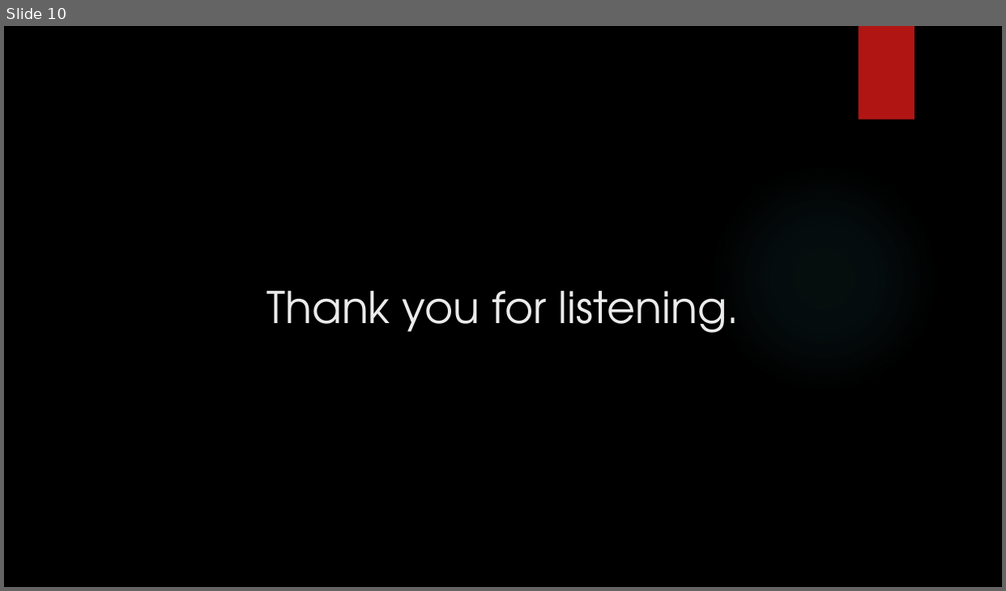
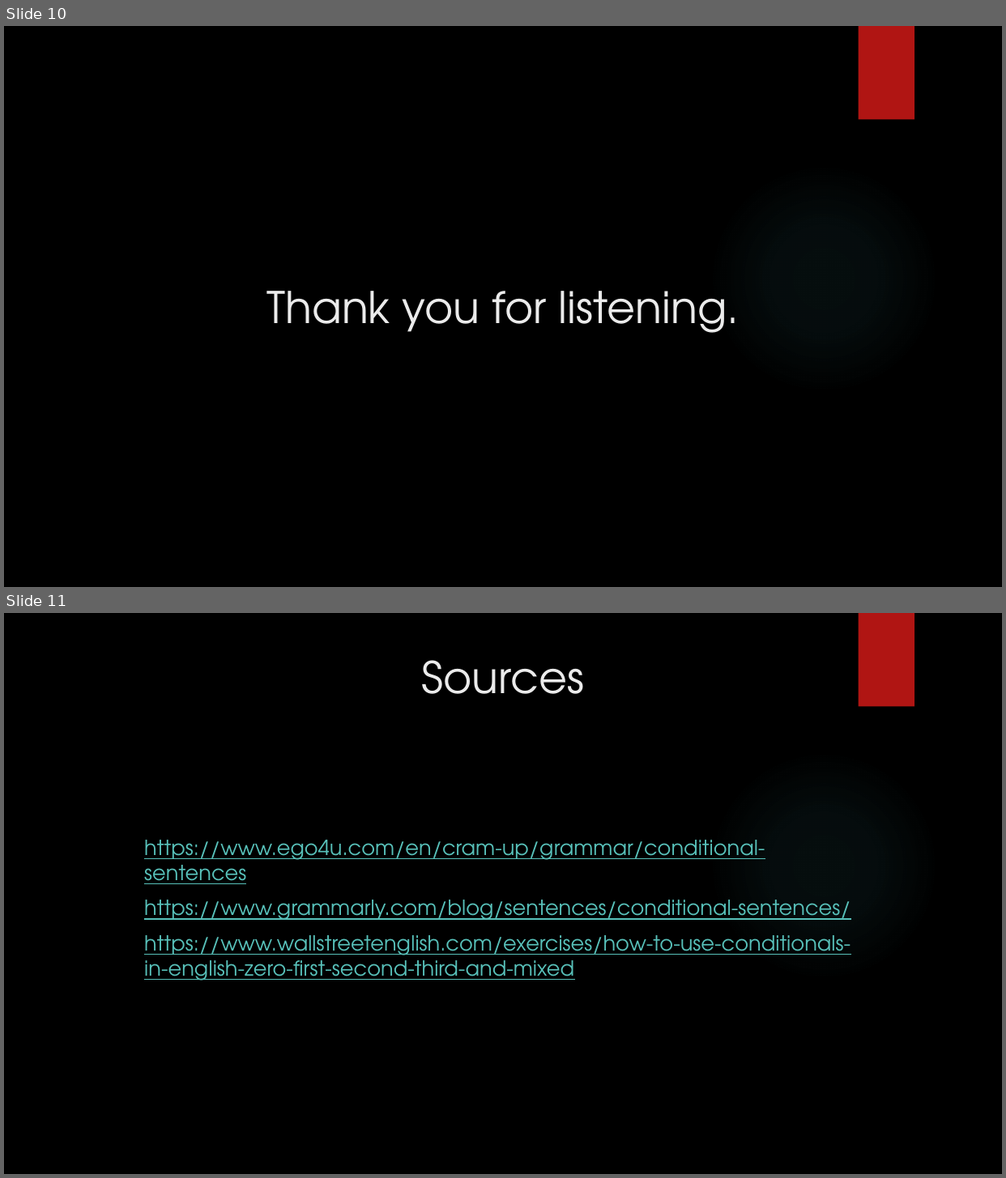
Before and after one commit to Lugan4588/schl, a slide deck: Conditional Sentences Type 1+2.pptx. Shown one above the other, each under a label of ours: slide 10 before the commit, slides 10 and 11 after it. The pictures are 1006x591 and 1006x1178 pixels, drawn with LibreOffice and Linux fonts; fonts in the diff are those of the drawing; background and template pictures are left out. Boxes give left, top, right and bottom in pixels: in the first picture for what was removed or moved away, otherwise in the second. Text is boxed around its words. In the diff, an @@ line names an element or a change of style, - is before the commit and + after.

```diff
--- a/Conditional Sentences Type 1+2.pptx
+++ b/Conditional Sentences Type 1+2.pptx
@@ slide 11 added at box(4, 613, 1002, 1174), background picture (left out); not listed: 2 template elements that a slide beside it also shows @@
@@ title added at box(422, 660, 584, 694), 42 pt, text #EBEBEB @@
+Sources
@@ text added at box(144, 840, 850, 981), 20 pt, text #58C1BA, underline @@
+https://www.ego4u.com/en/cram-up/grammar/conditional-sentences
+https://www.grammarly.com/blog/sentences/conditional-sentences/
+https://www.wallstreetenglish.com/exercises/how-to-use-conditionals-in-english-zero-first-second-third-and-mixed
```
Also in this commit, not shown: 3 slides changed.
